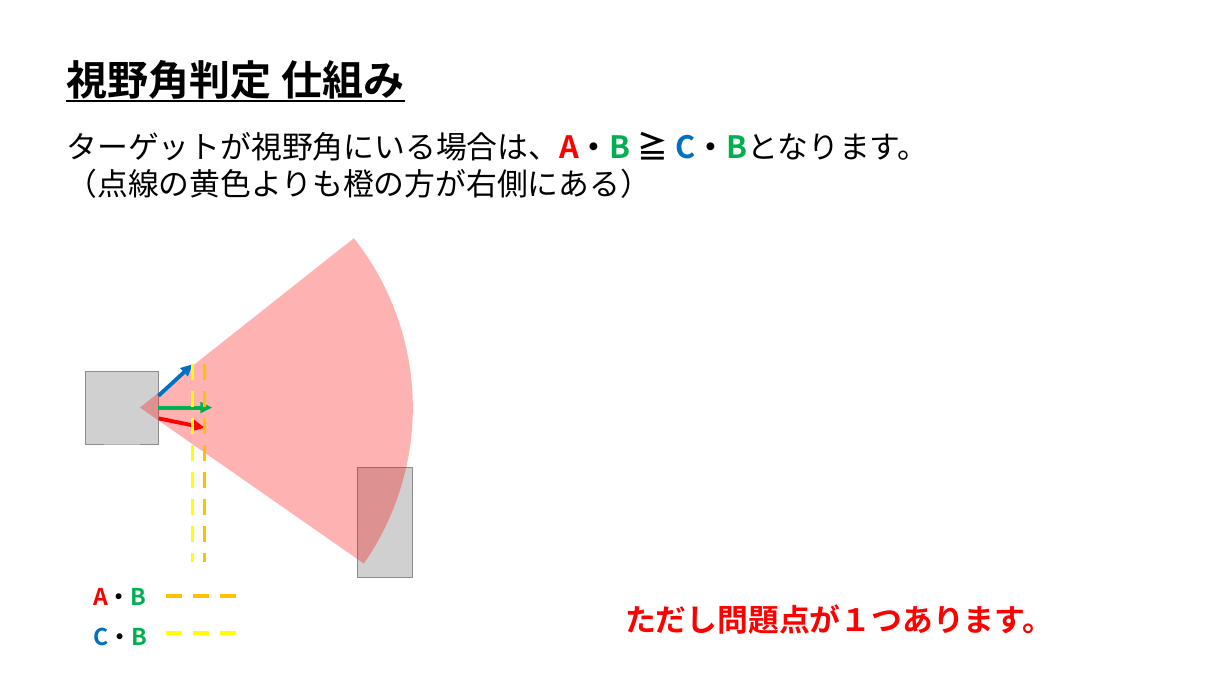
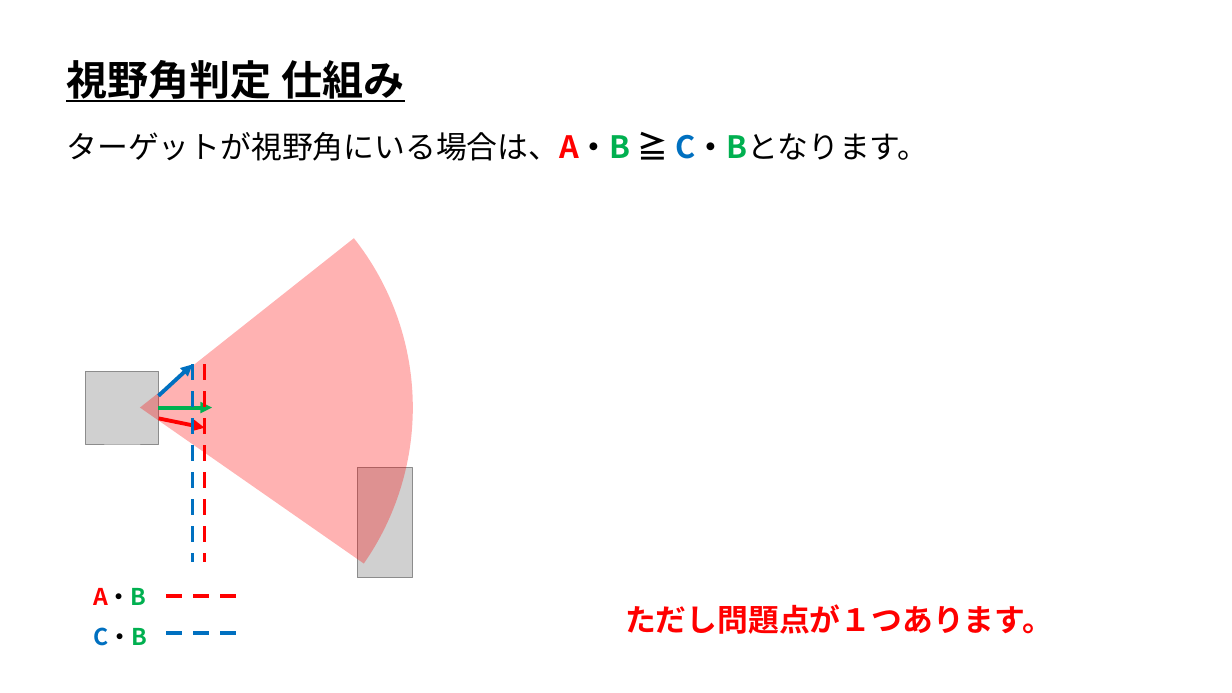
Before and after one commit to ArakiYusuke-Ohara/Textbook, a slide deck: slide 6 of ゲーム科1年/00_前期/ゲームプログラミングⅢ/ゲーム数学/実習/10_視野角判定.pptx. Drawn at 1232x693 pixels with LibreOffice and Linux fonts; fonts in the diff are those of the drawing; grey boxes stand for pictures. Boxes give left, top, right and bottom in pixels: in the first picture for what was removed or moved away, otherwise in the second. Text is boxed around its words. In the diff, an @@ line names an element or a change of style, - is before the commit and + after.

```diff
--- a/ゲーム科1年/00_前期/ゲームプログラミングⅢ/ゲーム数学/実習/10_視野角判定.pptx
+++ b/ゲーム科1年/00_前期/ゲームプログラミングⅢ/ゲーム数学/実習/10_視野角判定.pptx
@@ text at [66, 168, 651, 198]: paragraph removed @@
-（点線の黄色よりも橙の方が右側にある）
@@ line (192, 364) - (192, 562): stroke #FFFF00 3 pt dashed to #0070C0 3 pt dashed @@
@@ line (204, 364) - (204, 562): stroke #FFC000 3 pt dashed to #FF0000 3 pt dashed @@
@@ line (236, 596) - (159, 596): stroke #FFC000 3 pt dashed to #FF0000 3 pt dashed @@
@@ line (236, 633) - (159, 633): stroke #FFFF00 3 pt dashed to #0070C0 3 pt dashed @@
```
Also in this commit, not shown: 15 other files.
